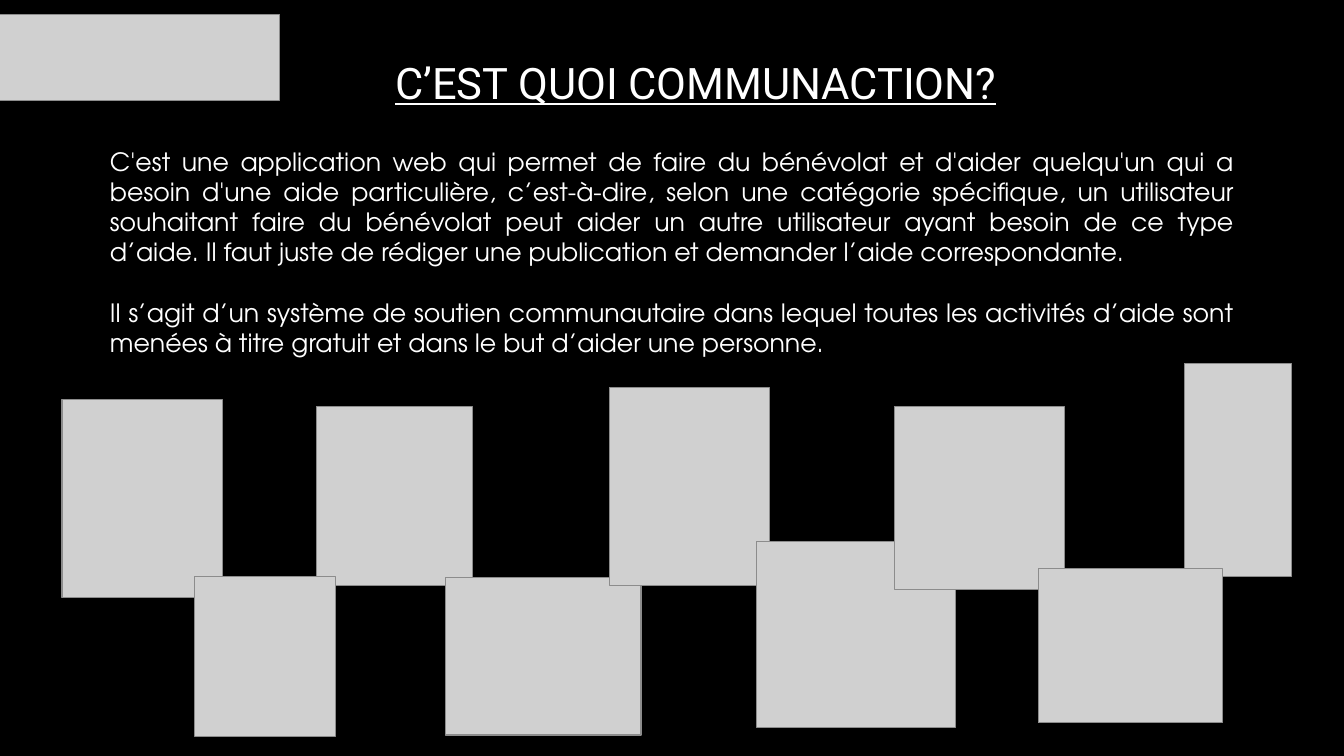
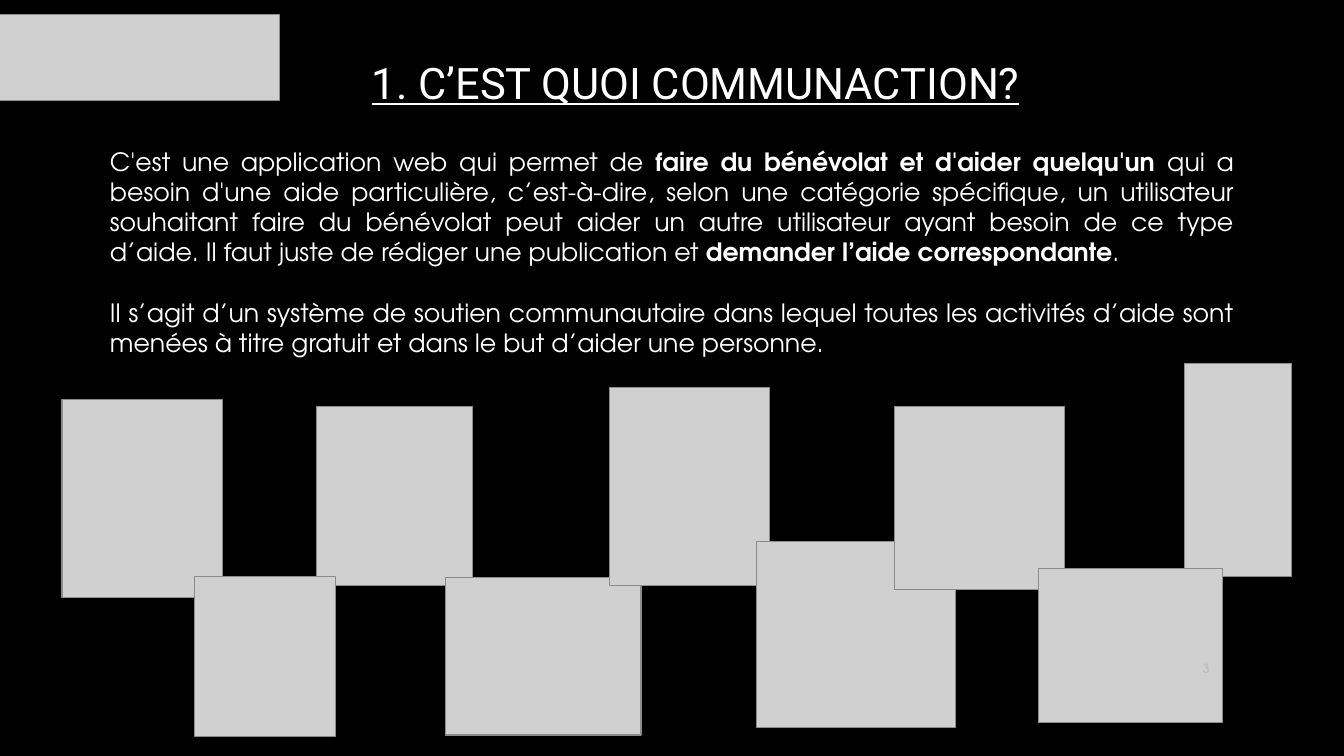
Before and after one commit to sodoto/projetFinal, a slide deck: slide 3 of presentation/CommunAction.pptx (slide 2 before the commit). Drawn at 1344x756 pixels with LibreOffice and Linux fonts; fonts in the diff are those of the drawing; grey boxes stand for pictures; background and template pictures are left out. Boxes give left, top, right and bottom in pixels: in the first picture for what was removed or moved away, otherwise in the second. Text is boxed around its words. In the diff, an @@ line names an element or a change of style, - is before the commit and + after.

```diff
--- a/presentation/CommunAction.pptx
+++ b/presentation/CommunAction.pptx
@@ title at [372,66,1020,105]: text changed @@
-C’EST QUOI COMMUNACTION?
+1. C’EST QUOI COMMUNACTION?
@@ text at [110,150,1234,267]: bold on in "faire du bénévolat et d'aider quelqu'un demander ..." @@
@@ page number added at [1159,648,1220,689], 9 pt, text #BFBFBF, bold @@
+3
```
Also in this commit, not shown: 11 other slides changed, 2 slides added.
